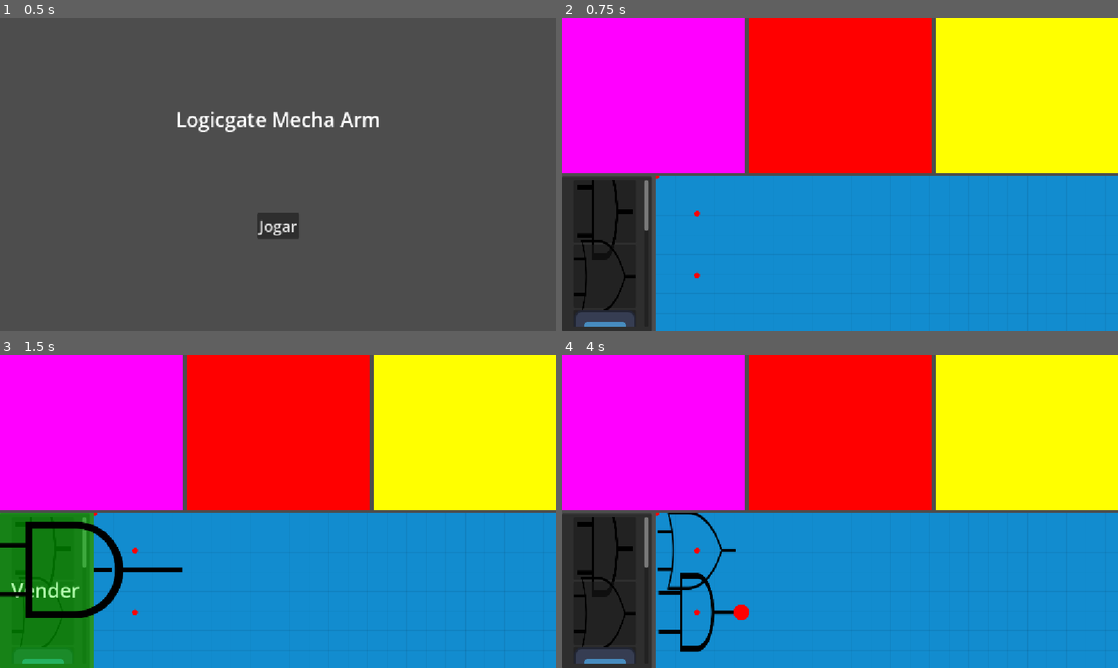
Above: before the commit, frames 1-4 (two rows, left to right).
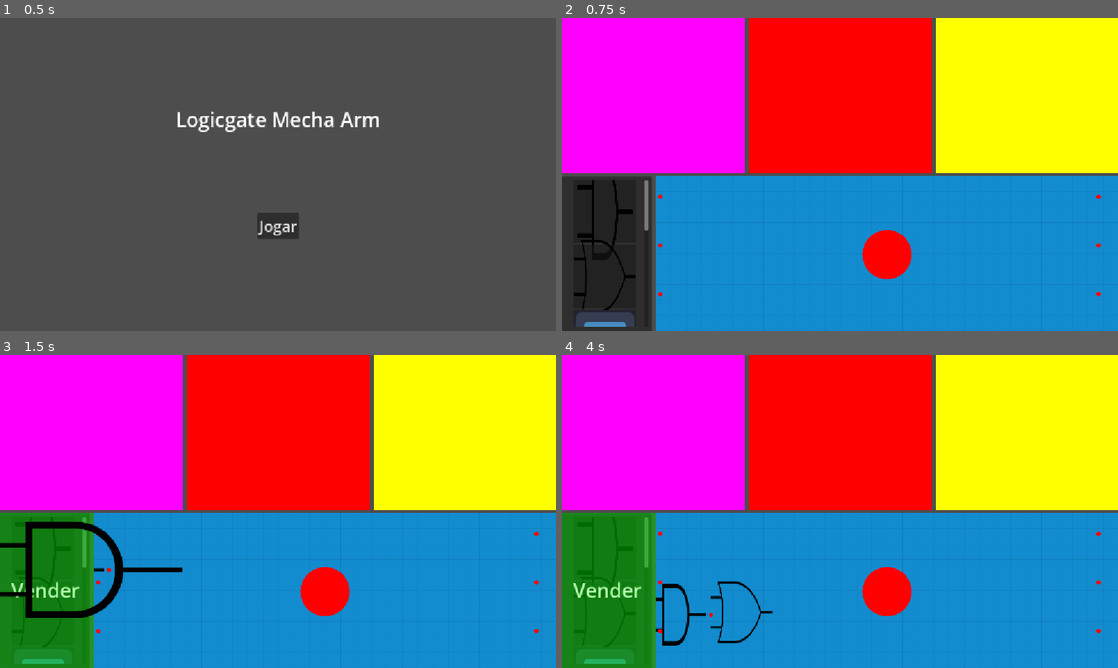
Above: after the commit, the same moments.

Repository: Thalesvpin/Logicgate-Mecha-Arm
Game: Godot game, scene res://scenes/menus/main_menu.tscn
Same seed, same stepped clock (60 frames per second), same inputs: the game is played once before the commit and once after it. The engine's default icon, where the game draws it, is replaced by a stand-in: a white triangle on a blue panel in a dark square.
Inputs (mouse positions are in pixels of both pictures, inside the frame that each line leads up to):
- Up to frame 1 (0.5 s): no input
- Up to frame 2 (0.75 s): click "Jogar" at 0.5 s
- Up to frame 3 (1.5 s): tap Enter at 1.25 s; drag from (44, 549) to (133, 611) at 1.27 s
- Up to frame 4 (4 s): drag from (606, 614) to (695, 552) at 2.02 s; move the mouse to (695, 611) at 2.77 s; hold Mouse wheel down (scroll_down) 2.78-3.5 s; click (695, 611) at 2.92 s; tap Mouse wheel up (scroll_up) at 3.05 s; tap Space at 3.5 s; drag from (695, 549) to (739, 611) at 3.52 s

Frame 1 is identical in both runs. In frame 2, 1.3% of the frame differs, in the area x 16-97%, y 50-96%; in frame 3, 1.3%; in frame 4, 11%, in the area x 0-97%, y 50-100%.
Error in both runs: Trying to assign value of type 'Marker2D' to a variable of type 'Area2D'. (res://scripts/circuit_gate.gd:7)

Commit message:
zoom working

Diff:
--- a/scenes/sections/circuit_editor.tscn
+++ b/scenes/sections/circuit_editor.tscn
@@ -5,6 +5,7 @@
 [ext_resource type="Script" uid="uid://bqjg6ygvlfpbi" path="res://scripts/circuit_background.gd" id="2_2xstj"]
 [ext_resource type="Script" uid="uid://vxeeuljabon5" path="res://scripts/grid.gd" id="2_kg2i1"]
 [ext_resource type="Script" uid="uid://y6nreclkpn6v" path="res://scripts/sandbox.gd" id="2_s76oy"]
+[ext_resource type="Texture2D" uid="uid://csmvgvmqq0svb" path="res://assets/Red-dot.svg.png" id="6_4ke2v"]
 [ext_resource type="PackedScene" uid="uid://bwu5fuinlw5ui" path="res://scenes/game_output_manager.tscn" id="6_7i7tw"]
 [ext_resource type="PackedScene" uid="uid://dcgt60u8ek4ic" path="res://scenes/game_input_manager.tscn" id="6_lwkx8"]
 
@@ -55,16 +56,18 @@
 [node name="OutputsLayer" type="Node2D" parent="SubViewportContainer/SubViewport/Sandbox" unique_id=1776893234]
 
 [node name="CircuitCamera" type="Camera2D" parent="SubViewportContainer/SubViewport/Sandbox" unique_id=795285407]
-anchor_mode = 0
-zoom = Vector2(1.265, 1.265)
 script = ExtResource("1_n5154")
 
 [node name="Area2D" type="Area2D" parent="SubViewportContainer/SubViewport/Sandbox/CircuitCamera" unique_id=2121176238]
 
 [node name="CollisionShape2D" type="CollisionShape2D" parent="SubViewportContainer/SubViewport/Sandbox/CircuitCamera/Area2D" unique_id=401609003]
-position = Vector2(574.5, 321.5)
 shape = SubResource("RectangleShape2D_eofqg")
 debug_color = Color(0, 1, 0, 0.41960785)
+
+[node name="Sprite2D" type="Sprite2D" parent="SubViewportContainer/SubViewport/Sandbox/CircuitCamera/Area2D" unique_id=593074557]
+position = Vector2(7.6293945e-06, 2)
+scale = Vector2(0.079687476, 0.079687476)
+texture = ExtResource("6_4ke2v")
 
 [node name="GameInputManager" parent="SubViewportContainer/SubViewport/Sandbox" unique_id=1991601480 instance=ExtResource("6_lwkx8")]
 custom_minimum_size = Vector2(0, 400)
@@ -72,19 +75,19 @@
 anchors_preset = 0
 anchor_right = 0.0
 anchor_bottom = 0.0
-offset_left = 67.0
-offset_top = 61.0
-offset_right = 67.0
-offset_bottom = 461.0
+offset_left = -470.0
+offset_top = -219.0
+offset_right = -470.0
+offset_bottom = 181.0
 grow_horizontal = 1
 grow_vertical = 1
 
 [node name="GameOutputManager" parent="SubViewportContainer/SubViewport/Sandbox" unique_id=1090849083 instance=ExtResource("6_7i7tw")]
 anchors_preset = 15
-offset_left = 975.0
-offset_top = 61.0
-offset_right = 975.0
-offset_bottom = 461.0
+offset_left = 438.0
+offset_top = -219.0
+offset_right = 438.0
+offset_bottom = 181.0
 
 [connection signal="child_entered_tree" from="SubViewportContainer/SubViewport/Sandbox/GateLayer" to="SubViewportContainer/SubViewport/Sandbox" method="_on_gate_layer_child_entered_tree"]
 [connection signal="mouse_entered" from="SubViewportContainer/SubViewport/Sandbox/CircuitCamera/Area2D" to="SubViewportContainer/SubViewport/Sandbox" method="_on_area_2d_mouse_entered"]
--- a/scripts/circuit_cam.gd
+++ b/scripts/circuit_cam.gd
@@ -1,10 +1,26 @@
 extends Camera2D
+@onready var circuit_editor: PanelContainer = $"../../../.."
 
 @onready var area_2d: Area2D = $Area2D
 @onready var collision_shape_2d: CollisionShape2D = $Area2D/CollisionShape2D
 @onready var rect: RectangleShape2D = collision_shape_2d.shape
 var camera_drag: bool = false
-@export var zoom_factor = 0.1
+const X: int = 0
+const Y: int = 1
+@export var zoom_factor: float = 0.1
+##Parameters x and y will be used as:
+##[br]
+##X limit: -x to x
+##[br]
+##Y limit: -y to y
+@export var area_limit: Vector2 = Vector2(1000, 1000)
+
+func _ready() -> void:
+	area_limit = get_viewport_rect().size*1000
+	anchor_mode = Camera2D.ANCHOR_MODE_DRAG_CENTER
+
+func _process(delta: float) -> void:
+	update_shape_to_viewport()
 
 func _input(event: InputEvent) -> void:
 	if event is InputEventMouseButton:
@@ -12,21 +28,40 @@
 			camera_drag = event.pressed
 
 	if event is InputEventMouseMotion && camera_drag:
-		position -= event.relative
+		var new_range: Vector2 = position - event.relative / zoom
+		var new_limit = (circuit_editor.size/zoom)/2
+
+		if new_range.x <= area_limit.x-new_limit.x && new_range.x >= new_limit.x-area_limit.x:
+			position.x = new_range.x
+		if new_range.y <= area_limit.y-new_limit.y && new_range.y >= new_limit.y-area_limit.y:
+			position.y = new_range.y
 
 	if event.is_action_pressed("scroll_up"):
 		zoom += Vector2(zoom_factor, zoom_factor)
-		print('+', zoom)
-		_update_shape_to_viewport()
+		#print('zoom: ', collision_shape_2d.shape.size)
+		is_out_of_bounds(position)
+		is_out_of_bounds(position)
 
 	if event.is_action_pressed("scroll_down"):
-		zoom -= Vector2(zoom_factor, zoom_factor)
-		print('-', zoom)
-		_update_shape_to_viewport()
+		if zoom - Vector2(zoom_factor, zoom_factor) > Vector2(0.3, 0.3):
+			zoom -= Vector2(zoom_factor, zoom_factor)
+			is_out_of_bounds(position)
+			is_out_of_bounds(position)
 
-func _update_shape_to_viewport() -> void:
+func is_out_of_bounds(curr_pos):
+	var viewport = (get_viewport_rect().size/zoom)/2
+	if curr_pos.x > area_limit.x-viewport.x:
+		position.x = area_limit.x-viewport.x
+	if curr_pos.x < viewport.x-area_limit.x:
+		position.x = viewport.x-area_limit.x
+
+	if curr_pos.y > area_limit.y-viewport.y:
+		position.y = area_limit.y-viewport.y
+	if curr_pos.y < viewport.y-area_limit.y:
+		position.y = viewport.y-area_limit.y
+
+func update_shape_to_viewport() -> void:
 	var viewport_size := get_viewport_rect().size
 	var visible_size := viewport_size / zoom
 	collision_shape_2d.shape.size = visible_size
-
 	collision_shape_2d.position = Vector2.ZERO
